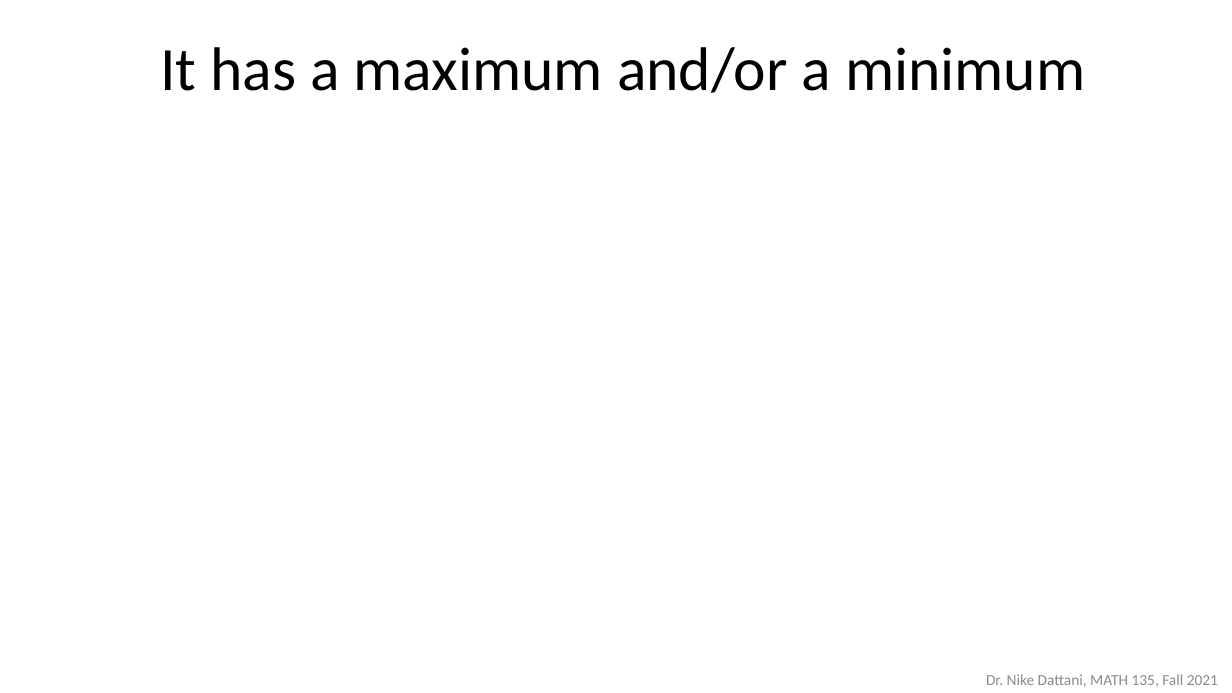
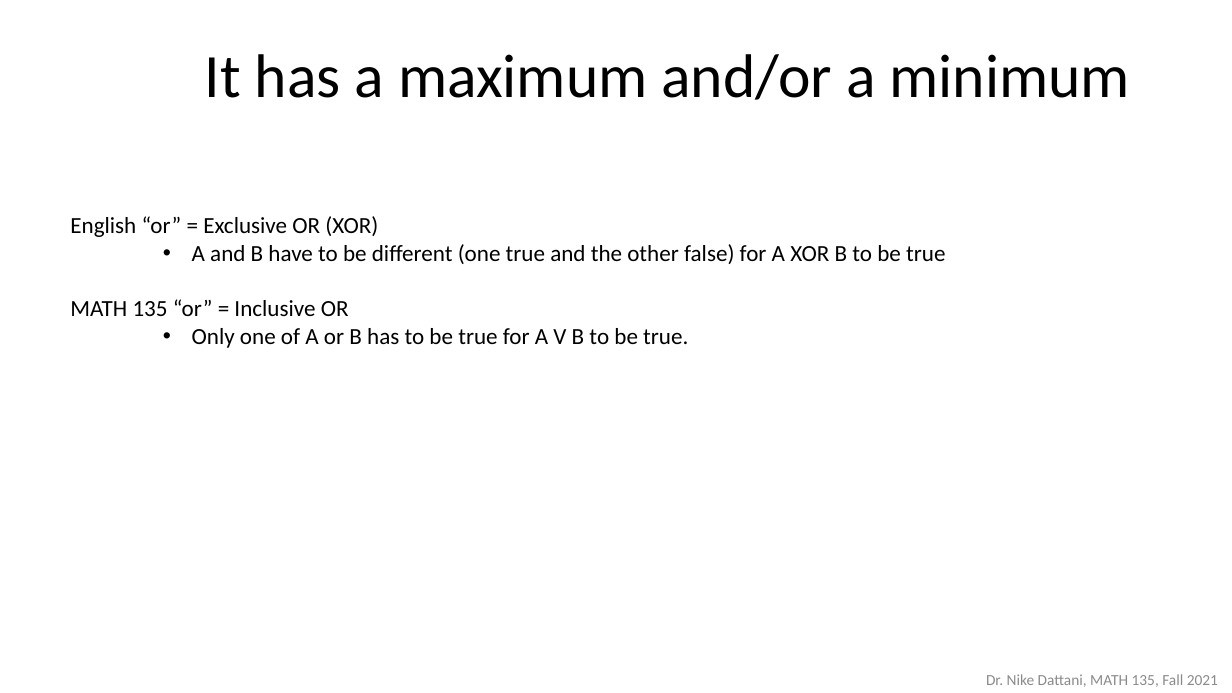
Before and after one commit to ndattani/Lecture_Notes, a slide deck: slide 21 of University_of_Waterloo/Fall_2021/MATH135/UW_Fall2021_MATH135_Lecture6.pptx. Drawn at 1232x693 pixels with LibreOffice and Linux fonts; fonts in the diff are those of the drawing. Boxes give left, top, right and bottom in pixels: in the first picture for what was removed or moved away, otherwise in the second. Text is boxed around its words. In the diff, an @@ line names an element or a change of style, - is before the commit and + after.

```diff
--- a/University_of_Waterloo/Fall_2021/MATH135/UW_Fall2021_MATH135_Lecture6.pptx
+++ b/University_of_Waterloo/Fall_2021/MATH135/UW_Fall2021_MATH135_Lecture6.pptx
@@ text "It has a maximum and/or ...": place and size @@
-text "It has a maximum and/or ..." at (160, 47, 1085, 93)
+text "It has a maximum and/or ..." at (205, 54, 1130, 100)
@@ text added at (70, 216, 945, 348), 18 pt, text #000000 @@
+English “or” = Exclusive OR (XOR)
+    • A and B have to be different (one true and the other false) for A XOR B to be true
+MATH 135 “or” = Inclusive OR
+    • Only one of A or B has to be true for A V B to be true.
```
Also in this commit, not shown: 4 other slides changed, 5 other files.
